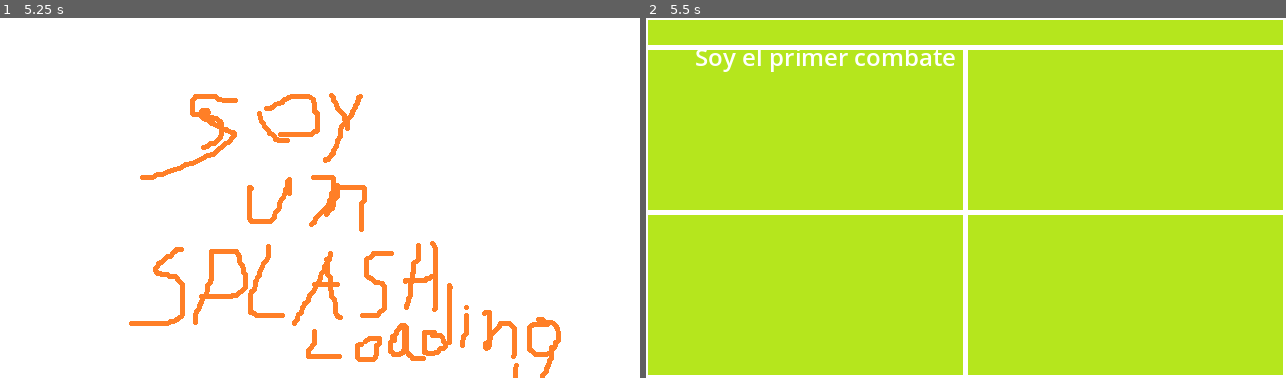
Above: before the commit, frames 1-2 (left to right).
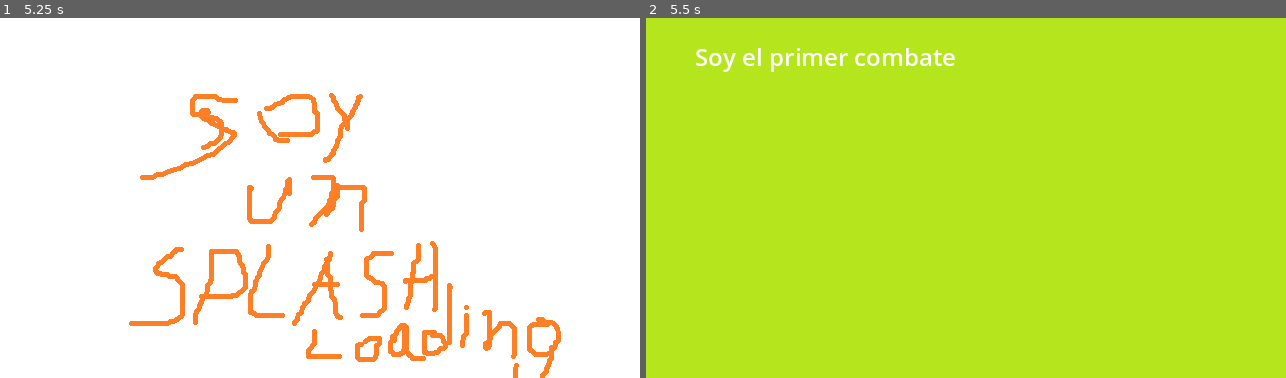
Above: after the commit, the same moments.

Repository: kevinesaa/edge-combat
Game: Godot game, scene res://main-loading-splash/main_loading_splash_scene.tscn
The game is run twice, just before and just after one commit, with the same random seed, the same clock (stepped at 60 frames per second) and the same inputs.
Inputs (mouse positions are in pixels of both pictures, inside the frame that each line leads up to):
- Up to frame 1 (5.25 s): tap Enter at 0.5, 2, 3.5 s; move the mouse to (460, 180) at 0.52 s; hold Right (right) 0.53-1.25 s; click (460, 180) at 0.67 s; tap Space at 1.25, 2.75, 4.25 s; drag from (192, 216) to (288, 270) at 1.27 s; move the mouse to (384, 118) at 2.02 s; hold Right (right) 2.03-2.75 s; drag from (288, 270) to (128, 144) at 2.77 s; move the mouse to (512, 252) at 3.52 s; hold Left (left) 3.53-4.25 s; drag from (128, 144) to (224, 108) at 4.27 s; move the mouse to (352, 198) at 5.02 s; hold Left (left) from 5.03 s (still down); click (352, 198) at 5.17 s
- Up to frame 2 (5.5 s): keep holding Left (left)

Frame 1 is identical in both runs. In frame 2, 5.6% of the frame differs, in the area x 0-100%, y 0-100%.

Commit message:
feat: active debug canvas draw buttons option

Diff:
--- a/levels/0000-first-combat/first_combat.tscn
+++ b/levels/0000-first-combat/first_combat.tscn
@@ -25,5 +25,6 @@
 [node name="center_vertical_Line2D" type="Line2D" parent="Node"]
 
 [node name="EventCanvasSystemContainer_Node" parent="." instance=ExtResource("2_7rjdd")]
+debug_draw = false
 
 [node name="CombatLayout_node" parent="EventCanvasSystemContainer_Node" instance=ExtResource("3_2eb58")]
--- a/touch-area-system/areas/abstracts/TouchArea.gd
+++ b/touch-area-system/areas/abstracts/TouchArea.gd
@@ -4,6 +4,7 @@
 static var areaMaxId:int = 0
 var areaId:int
 
+@export var debug_draw:bool = true
 @export var areaName:String
 
 func _init():
@@ -16,3 +17,8 @@
 #abstract
 func isInside(point:Vector2) -> bool:
 	return false
+
+#abstract
+func draw_debug_lines() -> void:
+	if(debug_draw):
+		return
--- a/touch-area-system/areas/rect/RectTouchArea.gd
+++ b/touch-area-system/areas/rect/RectTouchArea.gd
@@ -15,7 +15,7 @@
 var centerPosition:Vector2
 
 
-@export var debug_draw:bool = true
+
 @onready var debug_draw_line: Line2D = $debugDraw
 
 func draw_debug_lines() -> void:
--- a/touch-area-system/event-system/EventCanvasSystemContainer.gd
+++ b/touch-area-system/event-system/EventCanvasSystemContainer.gd
@@ -1,4 +1,6 @@
 class_name EventCanvasSystemContainer extends Node
+
+@export var debug_draw:bool = true
 
 var input_controller_node: TouchInputManager
 var canvas_system_node: MyCanvasSystemNode
@@ -7,7 +9,11 @@
 	var eventInput = find_children("*","TouchInputManager",false,true)
 	var canvasSystem = find_children("*","MyCanvasSystemNode",false,true)
 	var buttons:Array[TouchArea]= []
-	buttons.append_array(find_children("*","TouchArea",true,true))
+	var nodes = find_children("*","TouchArea",true,true)
+	for b in nodes:
+		b.debug_draw = debug_draw
+		buttons.append(b)
+
 	eventInput = eventInput[0] as TouchInputManager
 	canvasSystem = canvasSystem[0] as MyCanvasSystemNode
 	canvasSystem.setInputManager(eventInput)
